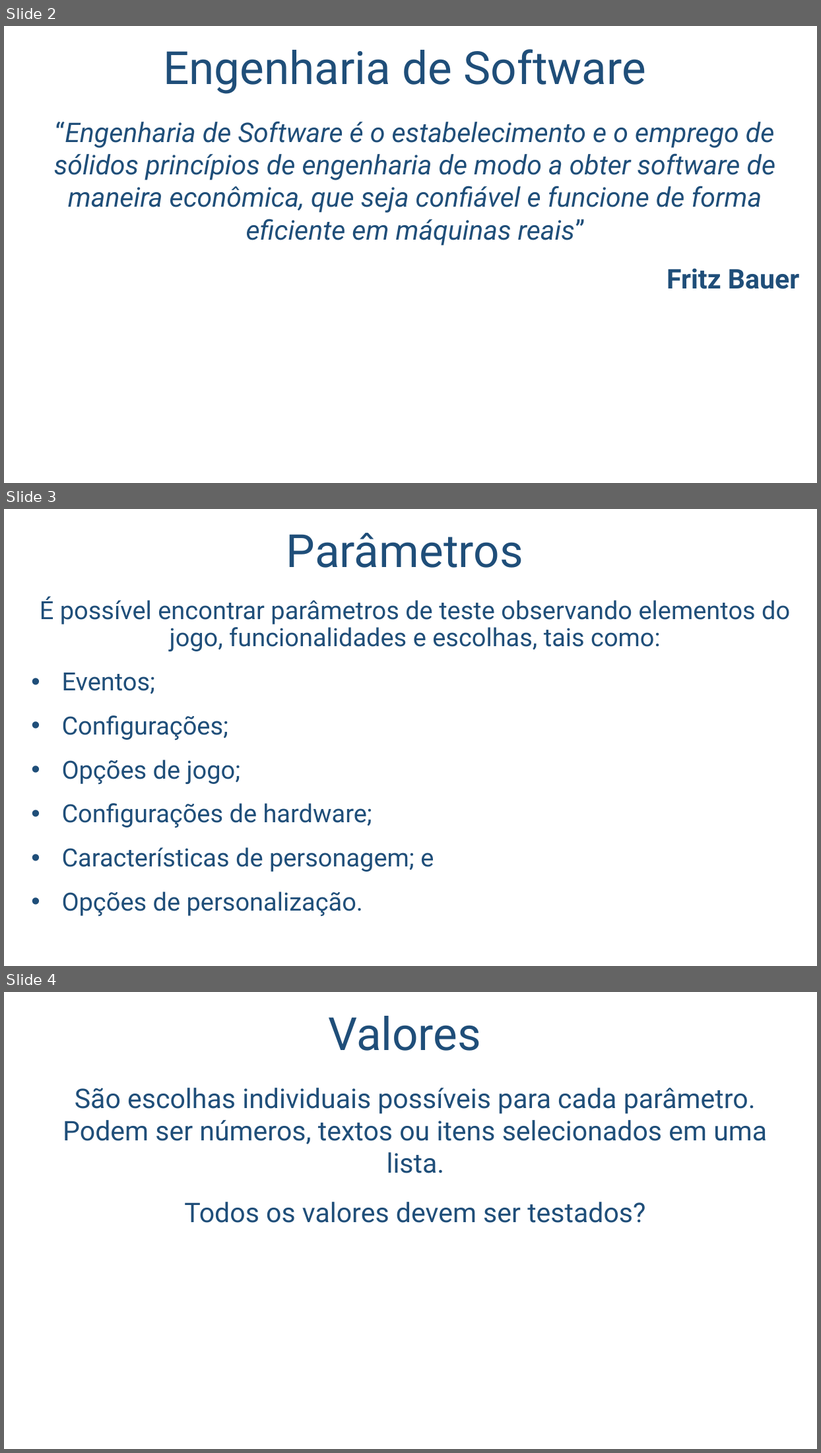
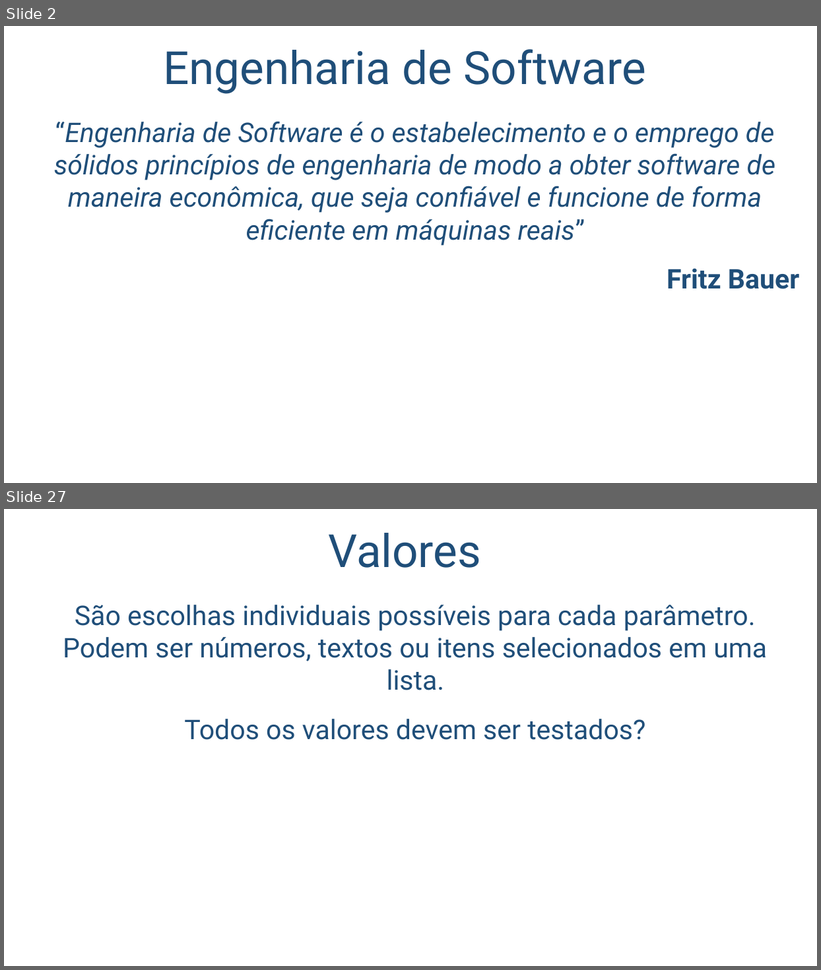
Before and after one commit to salmo-jr/public-slides, a slide deck: engenharia-de-software.pptx. Shown one above the other, each under a label of ours: slides 2, 3 and 4 before the commit, slides 2 and 27 after it; the slides between them are not shown. The pictures are 821x1453 and 821x970 pixels, drawn with LibreOffice and Linux fonts; fonts in the diff are those of the drawing; background and template pictures are left out. Boxes give left, top, right and bottom in pixels: in the first picture for what was removed or moved away, otherwise in the second. Text is boxed around its words. In the diff, an @@ line names an element or a change of style, - is before the commit and + after.

```diff
--- a/engenharia-de-software.pptx
+++ b/engenharia-de-software.pptx
@@ slide 3 removed at (4,509,817,966), background picture (left out) @@
@@ title removed at (286,533,523,568) @@
-Parâmetros
@@ text removed at (40,597,790,917) @@
-É possível encontrar parâmetros de teste observando elementos do jogo, funcionalidades e escolhas, tais como:
-• Eventos;
-• Configurações;
-• Opções de jogo;
-• Configurações de hardware;
-• Características de personagem; e
-• Opções de personalização.
@@ what was slide 4 is now slide 27 @@
```
Also in this commit, not shown: 24 slides added.
